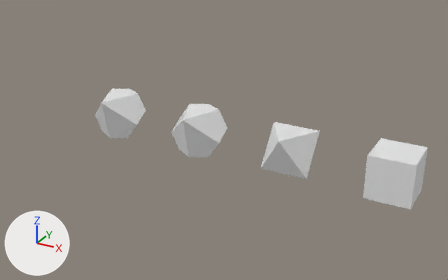
Two versions of the FBX model Assets/Art_update/UPDATE_AUGUST/DND_CUBES.fbx, one commit apart.
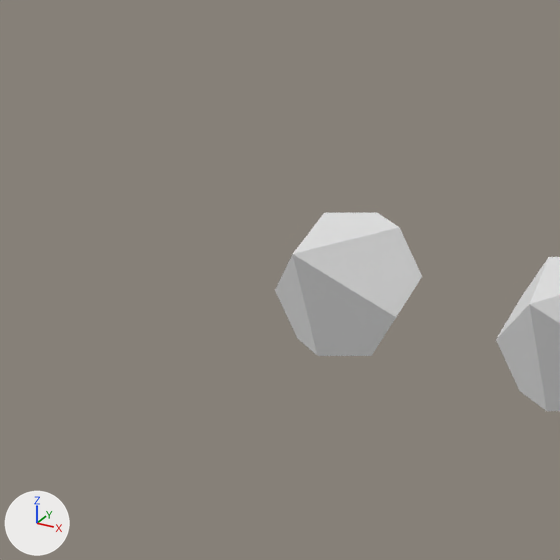
Each version appears first whole from a 50 mm camera at (7.71, -14.97, 7.34) aimed at (-0.69, 0.31, -0.3), and next in a close-up on the part from 0% to 43% of the width and 5% to 74% of the height. The axes (+X, +Y, +Z) are drawn at lower left. The lights are the same throughout. The first two pictures are the older version. Materials are left out; every surface is plain grey. Where no turn or scale is listed for an object, it has been applied to the vertices.

Objects in the first close-up: 'D10', 'D10_90'.
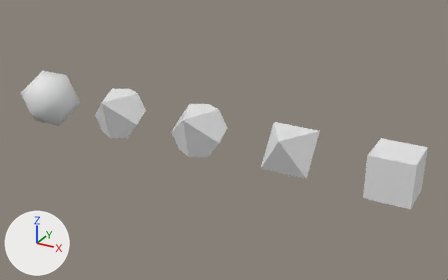
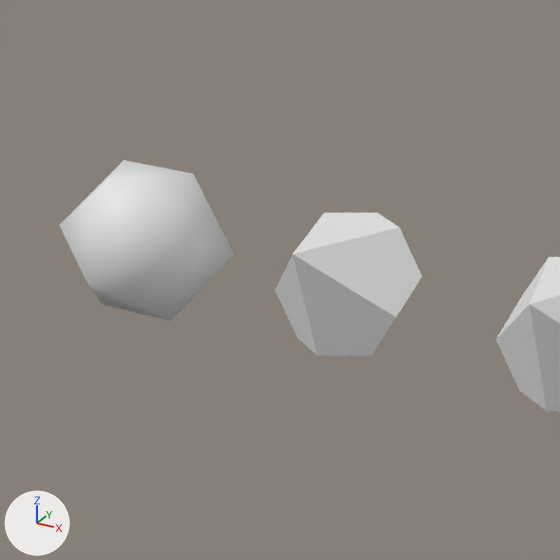
The newer file is also turned or shifted as a whole; pictures and numbers use the older file's frame.

Changed parts and their boxes (x1, y1, x2, y2) in the close-ups (560 x 560 px):
'D_20', added: after (59, 160, 234, 321)
'D_9', unchanged, uncovered by the edit: after (496, 257, 560, 411)
'D10', unchanged, covered by the edit: before (496, 257, 560, 411)

Edits to the bpy script that builds the scene:
```text
Add me_model_11_018:
    me_model_11_018.from_pydata(...)  # an icosphere of 20 faces spanning x -0.89..0.89, y -1.02..1.02, z -0.83..0.83
Add ob_d_20:
    ob_d_20 = bpy.data.objects.new('D_20', me_model_11_018)
    ob_d_20.location = (-7.39, 0.0, 0.0)
```
